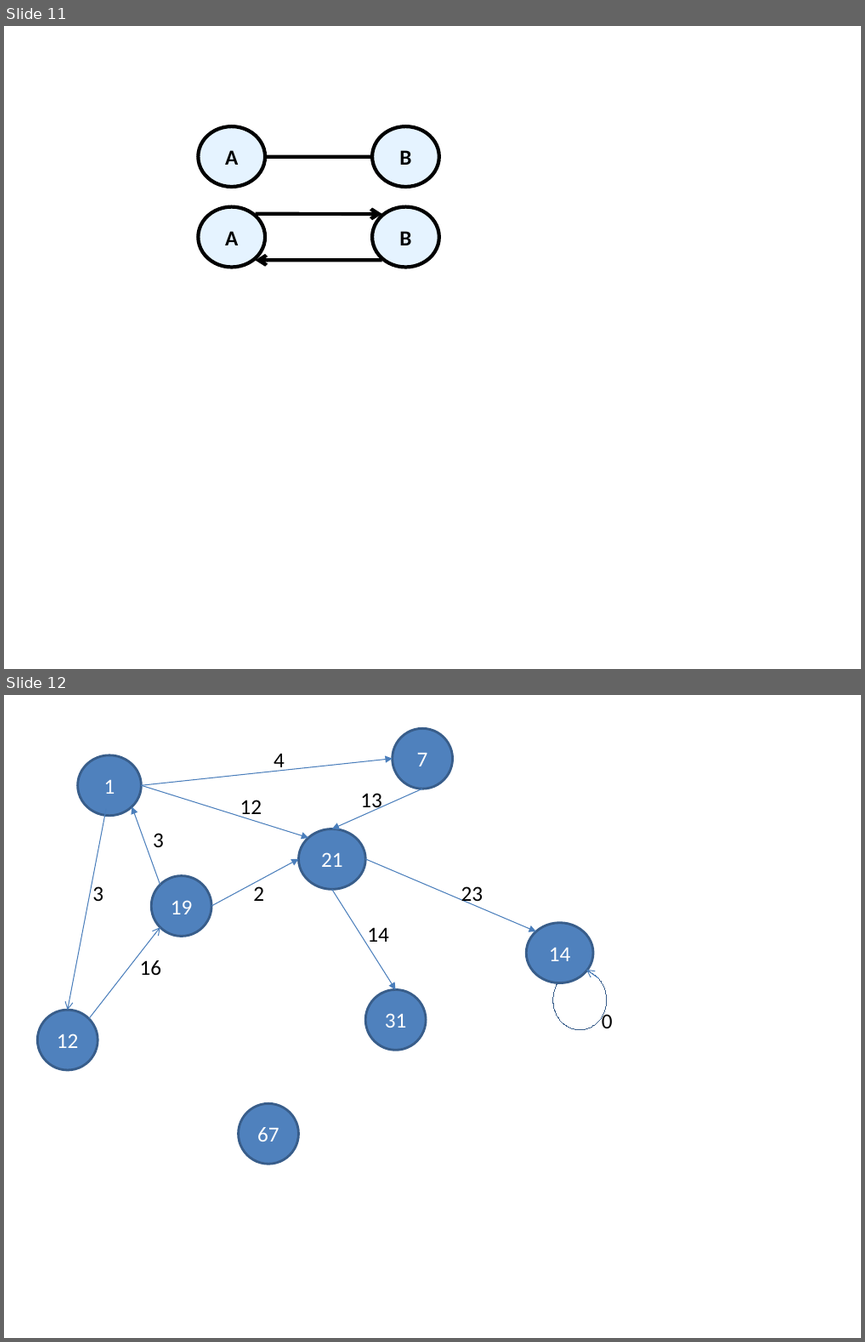
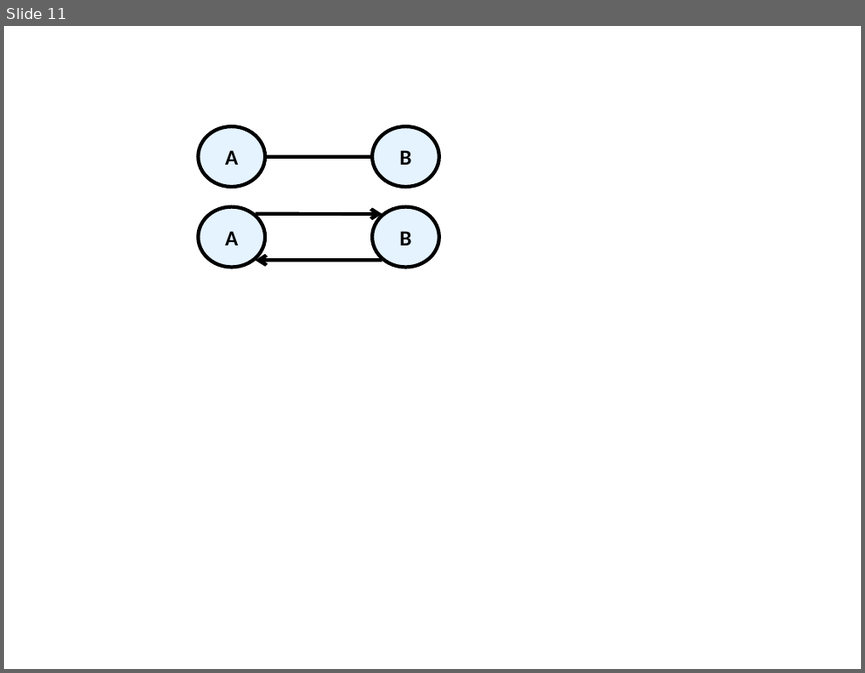
Before and after one commit to nakov/introjavabook, a slide deck: resources/images/Chapter-14.2-Data-Structures-Trees-Hashes/Graphs and Threes.ppt. Shown one above the other, each under a label of ours: slides 11 and 12 before the commit, slide 11 after it. The pictures are 865x1342 and 865x673 pixels, drawn with LibreOffice and Linux fonts; fonts in the diff are those of the drawing. Boxes give left, top, right and bottom in pixels: in the first picture for what was removed or moved away, otherwise in the second. Text is boxed around its words. In the diff, an @@ line names an element or a change of style, - is before the commit and + after.

```diff
--- a/resources/images/Chapter-14.2-Data-Structures-Trees-Hashes/Graphs and Threes.ppt
+++ b/resources/images/Chapter-14.2-Data-Structures-Trees-Hashes/Graphs and Threes.ppt
@@ slide 12 removed at bbox=[4, 695, 861, 1338], background #FFFFFF @@
@@ ellipse removed at bbox=[392, 728, 452, 789] @@
-7
@@ ellipse removed at bbox=[78, 755, 141, 815] @@
-1
@@ arrow removed from (141, 785) to (392, 759) @@
@@ text removed at bbox=[273, 753, 284, 771] @@
-4
@@ arrow removed from (141, 785) to (308, 838) @@
@@ arrow removed from (422, 789) to (332, 828) @@
@@ text removed at bbox=[360, 793, 382, 813] @@
-13
@@ arrow removed from (106, 809) to (68, 1009) @@
@@ arrow removed from (160, 885) to (132, 806) @@
@@ text removed at bbox=[240, 800, 262, 820] @@
-12
@@ text removed at bbox=[153, 833, 164, 847] @@
-3
@@ ellipse removed at bbox=[299, 828, 365, 889] @@
-21
@@ arrow removed from (211, 906) to (299, 859) @@
@@ arrow removed from (365, 859) to (536, 931) @@
@@ text removed at bbox=[92, 886, 103, 901] @@
-3
@@ ellipse removed at bbox=[151, 876, 211, 936] @@
-19
@@ text removed at bbox=[253, 886, 264, 901] @@
-2
@@ arrow removed from (332, 890) to (396, 990) @@
@@ text removed at bbox=[461, 886, 483, 907] @@
-23
@@ ellipse removed at bbox=[526, 923, 592, 983] @@
-14
@@ arrow removed from (89, 1018) to (160, 927) @@
@@ text removed at bbox=[367, 927, 389, 947] @@
-14
@@ text removed at bbox=[140, 960, 162, 975] @@
-16
@@ ellipse removed at bbox=[553, 970, 607, 1029] @@
@@ arrow removed from (599, 979) to (586, 970) @@
@@ ellipse removed at bbox=[365, 990, 426, 1049] @@
-31
@@ line removed from (599, 979) to (599, 979) @@
@@ ellipse removed at bbox=[37, 1009, 98, 1069] @@
-12
@@ text removed at bbox=[602, 1011, 613, 1028] @@
-0
@@ ellipse removed at bbox=[238, 1104, 298, 1163] @@
-67
```
Also in this commit, not shown: 2 slides changed.
